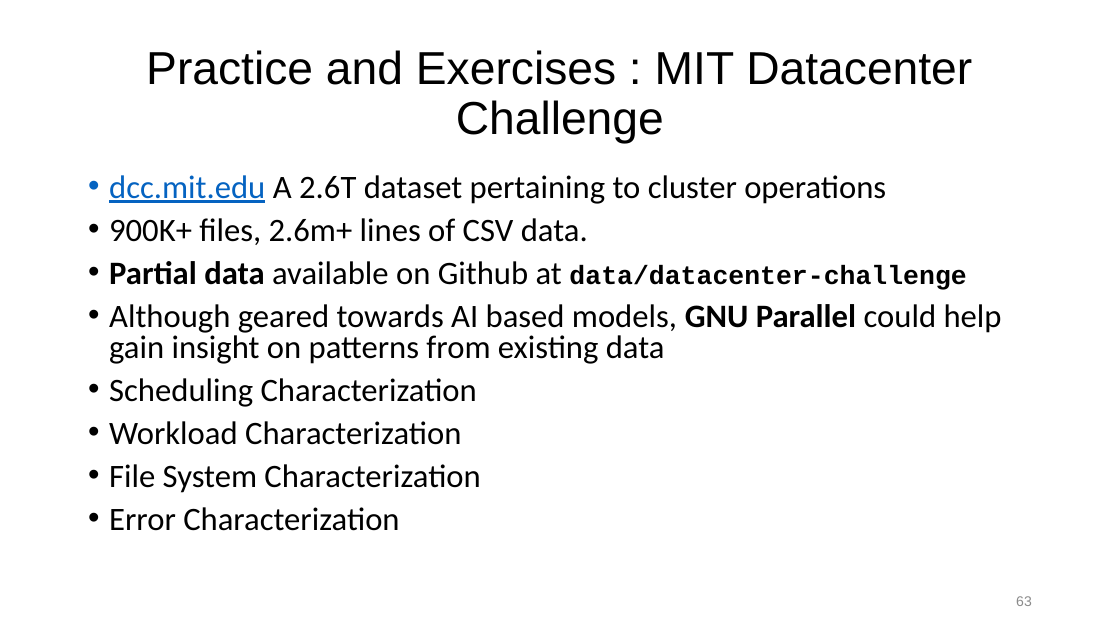
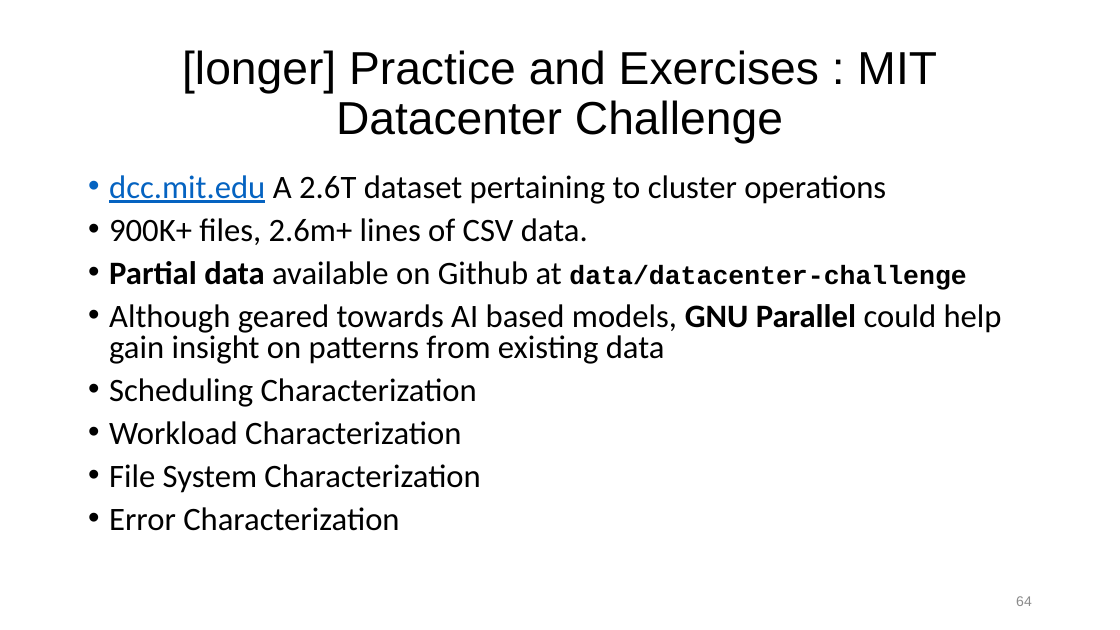
Before and after one commit to ketancmaheshwari/escience23tut, a slide deck: slide 64 of gnu-parallel-tutorial.pptx (slide 63 before the commit). Drawn at 1120x630 pixels with LibreOffice and Linux fonts; fonts in the diff are those of the drawing. Boxes give left, top, right and bottom in pixels: in the first picture for what was removed or moved away, otherwise in the second. Text is boxed around its words. In the diff, an @@ line names an element or a change of style, - is before the commit and + after.

```diff
--- a/gnu-parallel-tutorial.pptx
+++ b/gnu-parallel-tutorial.pptx
@@ title at bbox=[182, 50, 937, 144]: text changed @@
-Practice and Exercises : MIT Datacenter Challenge
+[longer] Practice and Exercises : MIT Datacenter Challenge
@@ page number at bbox=[1016, 596, 1032, 606]: text changed @@
-63
+64
```
Also in this commit, not shown: 1 slide added, 1 other file.
